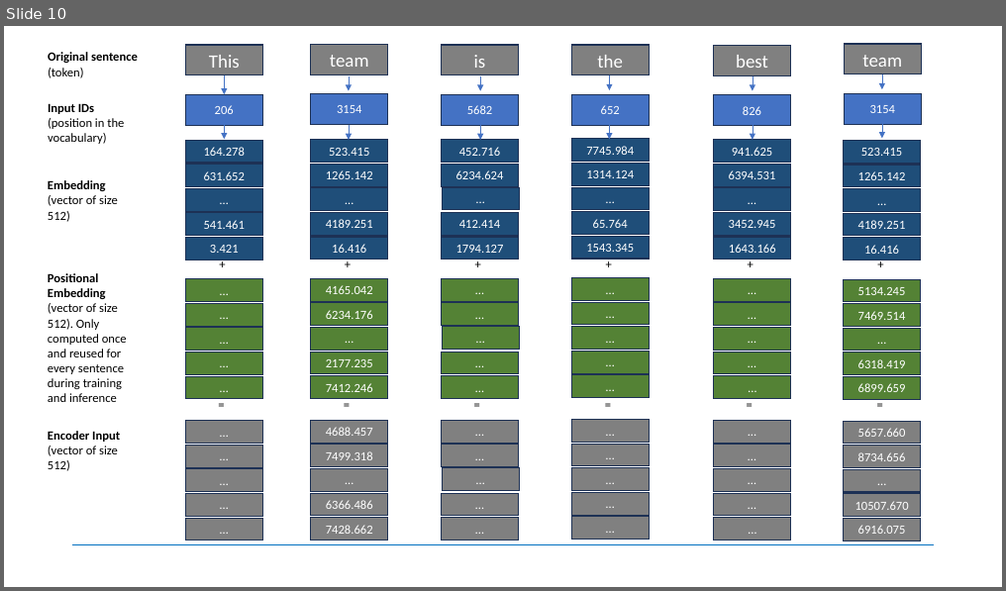
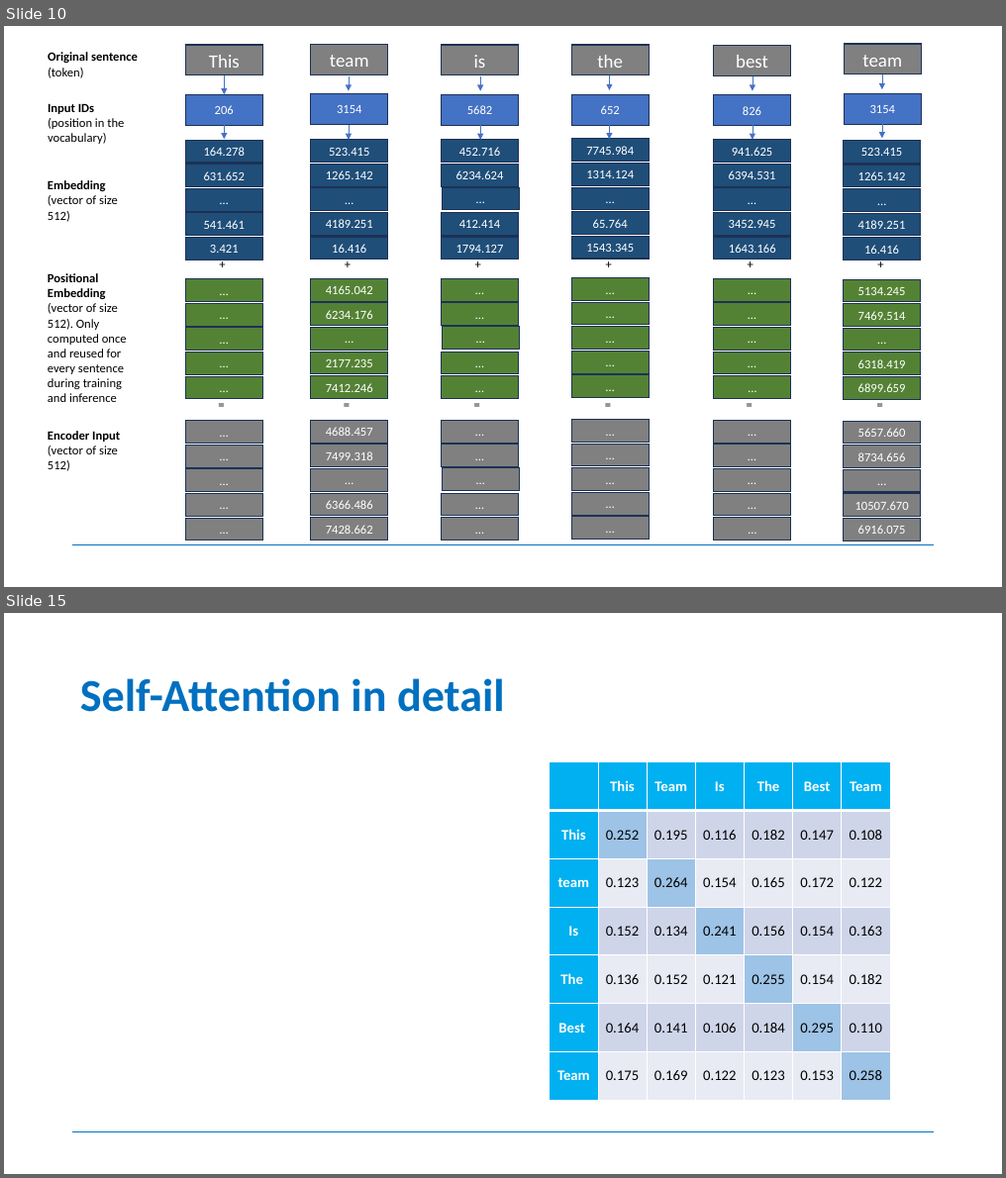
Before and after one commit to tanquangduong/transformer-master, a slide deck: presentation/Transfromer-LLM.pptx. Shown one above the other, each under a label of ours: slide 10 before the commit, slides 10 and 15 after it; the slides between them are not shown. The pictures are 1006x591 and 1006x1178 pixels, drawn with LibreOffice and Linux fonts; fonts in the diff are those of the drawing; grey boxes stand for pictures. Boxes give left, top, right and bottom in pixels: in the first picture for what was removed or moved away, otherwise in the second. Text is boxed around its words. In the diff, an @@ line names an element or a change of style, - is before the commit and + after.

```diff
--- a/presentation/Transfromer-LLM.pptx
+++ b/presentation/Transfromer-LLM.pptx
@@ slide 15 added at (4,613,1002,1174), background #FFFFFF; not listed: 1 template element that a slide beside it also shows @@
@@ title added at (80,678,505,712), 44 pt, text #0070C0, bold @@
+Self-Attention in detail
@@ table added at (549,762,890,1101), 7 rows, 7 columns @@
+ | This | Team | Is | The | Best | Team
+This | 0.252 | 0.195 | 0.116 | 0.182 | 0.147 | 0.108
+team | 0.123 | 0.264 | 0.154 | 0.165 | 0.172 | 0.122
+Is | 0.152 | 0.134 | 0.241 | 0.156 | 0.154 | 0.163
+The | 0.136 | 0.152 | 0.121 | 0.255 | 0.154 | 0.182
+Best | 0.164 | 0.141 | 0.106 | 0.184 | 0.295 | 0.110
+Team | 0.175 | 0.169 | 0.122 | 0.123 | 0.153 | 0.258
```
Also in this commit, not shown: 1 slide changed, 7 other slides added.
